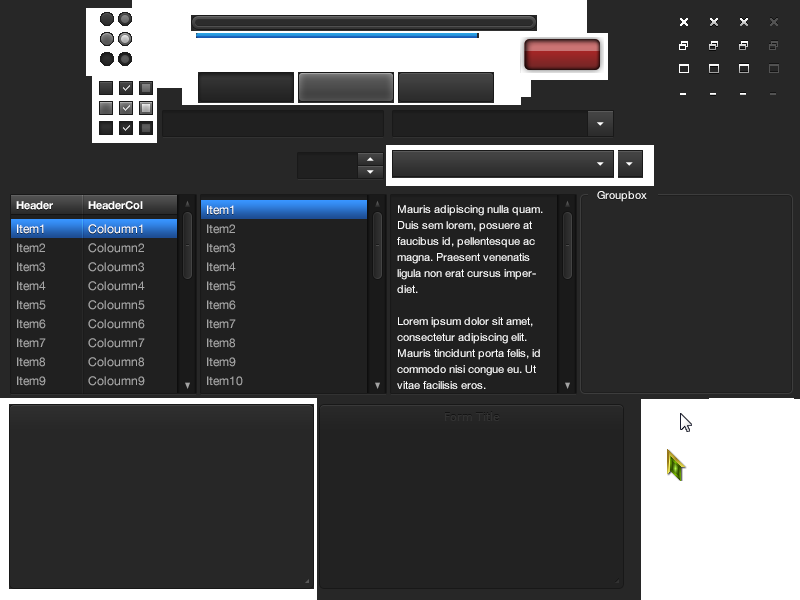
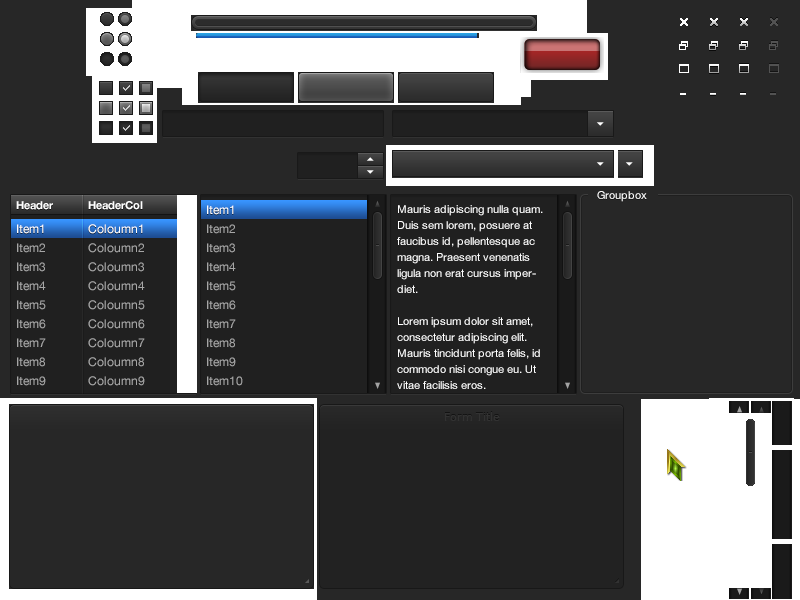
Layers edited between the first and the second (800, 600) image:
added layer "scrollbar track top" above "scrollbar track center" over [772, 401, 792, 445]
added layer "scrollbar track center" above "arrow down light" over [772, 450, 792, 539]
added layer "arrow down light" above "arrow up light" over [729, 588, 749, 599]
added layer "arrow up light" above "arrow up dark" over [729, 401, 749, 413]
added layer "arrow up dark" above "arrow down dark" over [751, 401, 771, 413]
added layer "arrow down dark" above "scrollbar bar" over [751, 588, 771, 599]
added layer "scrollbar bar" above "scrollbar track bottom" over [746, 419, 755, 486]
added layer "scrollbar track bottom" above "slider glow bar #1" over [772, 544, 792, 599]
removed layer "mouse" over [680, 413, 692, 432]
painted on "Minion-UI.png" over [177, 195, 197, 393]
